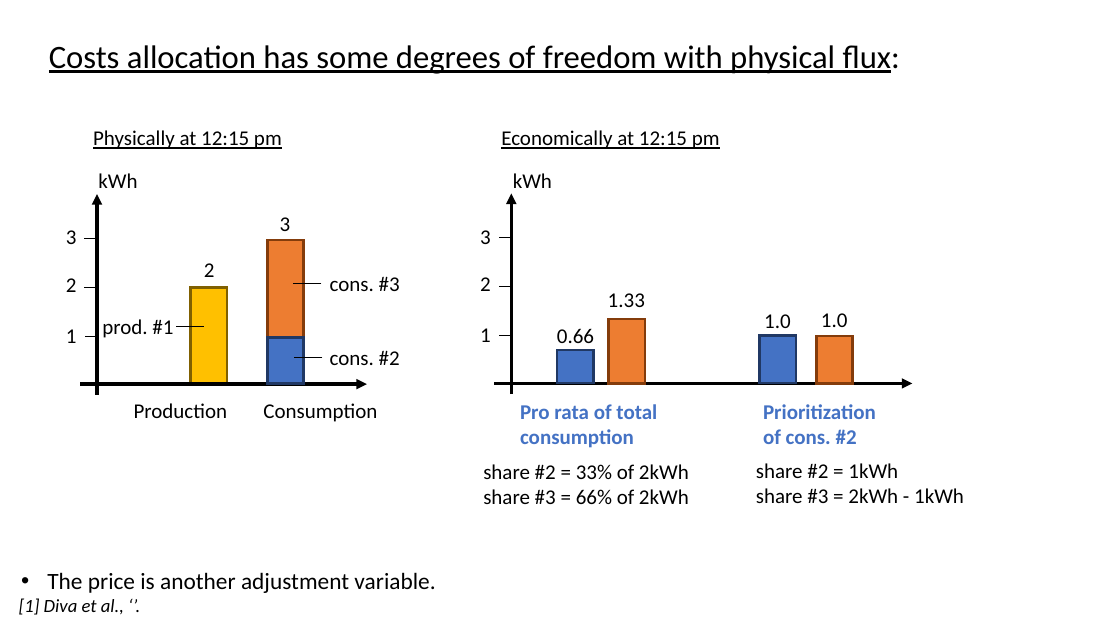
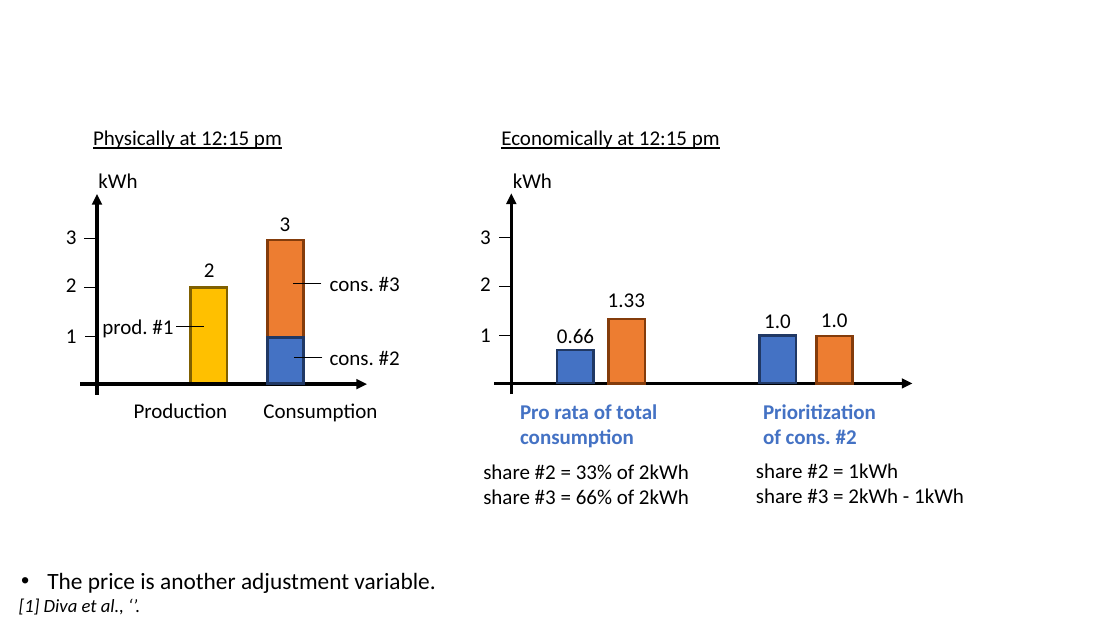
Before and after one commit to Jonathan56/supplementary_thesis, a slide deck: slide 23 of figures.pptx (slide 41 before the commit). Drawn at 1120x630 pixels with LibreOffice and Linux fonts; fonts in the diff are those of the drawing. Boxes give left, top, right and bottom in pixels: in the first picture for what was removed or moved away, otherwise in the second. Text is boxed around its words. In the diff, an @@ line names an element or a change of style, - is before the commit and + after.

```diff
--- a/figures.pptx
+++ b/figures.pptx
@@ text removed at bbox=[49, 45, 900, 74] @@
-Costs allocation has some degrees of freedom with physical flux:
```
Also in this commit, not shown: 10 other slides changed, 3 slides added, 25 slides removed, 9 other files.
